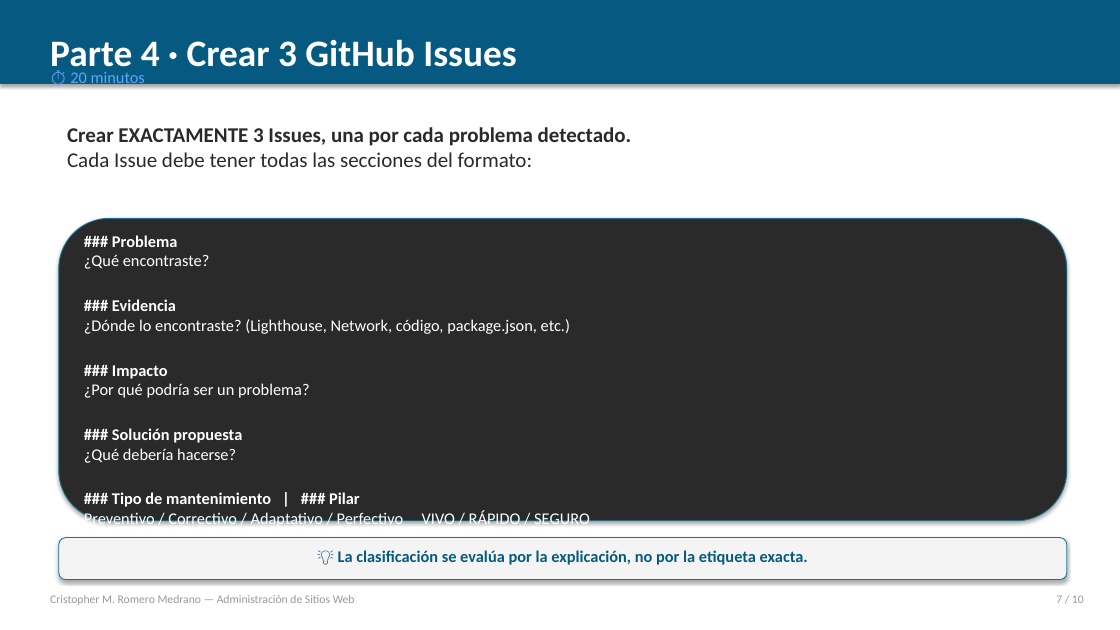
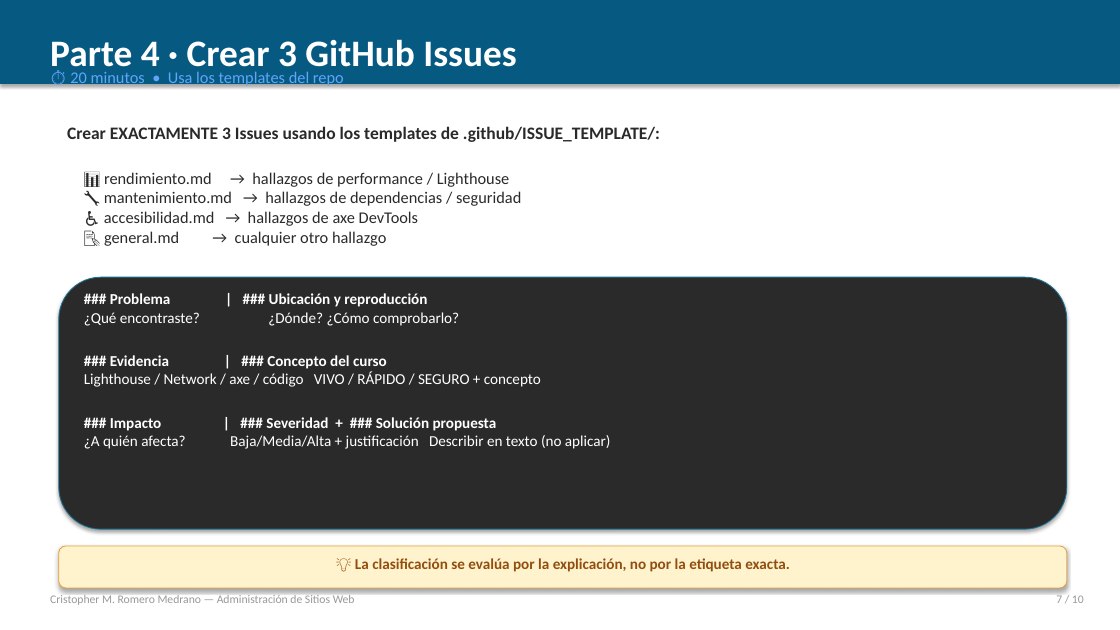
Before and after one commit to KrizRoMe/evaluacion-administracion-web, a slide deck: slide 7 of EVALUACION_PRACTICA_01.pptx. Drawn at 1120x630 pixels with LibreOffice and Linux fonts; fonts in the diff are those of the drawing. Boxes give left, top, right and bottom in pixels: in the first picture for what was removed or moved away, otherwise in the second. Text is boxed around its words. In the diff, an @@ line names an element or a change of style, - is before the commit and + after.

Commit message:
feat: agregar axe DevTools + templates de Issues + eliminar corrección obligatoria
- PPT actualizado: agrega axe DevTools como herramienta de auditoría
- PPT actualizado: aclara que NO se requiere aplicar correcciones en código
- Nueva carpeta .github/ISSUE_TEMPLATE/ con 4 templates (rendimiento, mantenimiento, accesibilidad, general)
- Instrucciones y checklist actualizados
- README plantilla actualizado
- Rúbrica PPTX regenerada

```diff
--- a/EVALUACION_PRACTICA_01.pptx
+++ b/EVALUACION_PRACTICA_01.pptx
@@ text at (70, 72, 344, 88): text changed @@
-⏱ 20 minutos
+⏱ 20 minutos • Usa los templates del repo
@@ text at (67, 126, 660, 142): text changed; size 18 to 15 pt @@
-Crear EXACTAMENTE 3 Issues, una por cada problema detectado.
-Cada Issue debe tener todas las secciones del formato:
+Crear EXACTAMENTE 3 Issues usando los templates de .github/ISSUE_TEMPLATE/:
@@ text added at (104, 172, 521, 246), 14 pt, text #2A2A2A @@
+📊 rendimiento.md → hallazgos de performance / Lighthouse
+🔧 mantenimiento.md → hallazgos de dependencias / seguridad
+♿ accesibilidad.md → hallazgos de axe DevTools
+📝 general.md → cualquier otro hallazgo
@@ rounded rectangle: place and size @@
-rounded rectangle at (59, 218, 1067, 521)
+rounded rectangle at (59, 277, 1067, 529)
@@ text at (84, 293, 611, 449): text changed; size 14 to 13 pt @@
-### Problema
-¿Qué encontraste?
-### Evidencia
-¿Dónde lo encontraste? (Lighthouse, Network, código, package.json, etc.)
-### Impacto
-¿Por qué podría ser un problema?
-### Solución propuesta
-¿Qué debería hacerse?
-### Tipo de mantenimiento | ### Pilar
-Preventivo / Correctivo / Adaptativo / Perfectivo VIVO / RÁPIDO / SEGURO
+### Problema | ### Ubicación y reproducción
+¿Qué encontraste? ¿Dónde? ¿Cómo comprobarlo?
+### Evidencia | ### Concepto del curso
+Lighthouse / Network / axe / código VIVO / RÁPIDO / SEGURO + concepto
+### Impacto | ### Severidad + ### Solución propuesta
+¿A quién afecta? Baja/Media/Alta + justificación Describir en texto (no aplicar)
@@ text "💡 La clasificación se evalúa ...": place and size @@
-text "💡 La clasificación se evalúa ..." at (338, 550, 808, 565)
+text "💡 La clasificación se evalúa ..." at (355, 558, 790, 572)
@@ rounded rectangle: place and size @@
-rounded rectangle at (59, 538, 1067, 580)
+rounded rectangle at (59, 546, 1067, 588)
@@ text "💡 La clasificación se evalúa ..." at (355, 558, 790, 572): size 14 to 13 pt, text colour #065A82 to #924E0E @@
@@ rounded rectangle at (59, 546, 1067, 588): fill #F4F4F4 to #FFF3CD; outline #1C7293 0.75 pt to #E6A23E 0.75 pt @@
```
Also in this commit, not shown: 5 other slides changed, 1 slide added, 1 slide removed, 8 other files.
